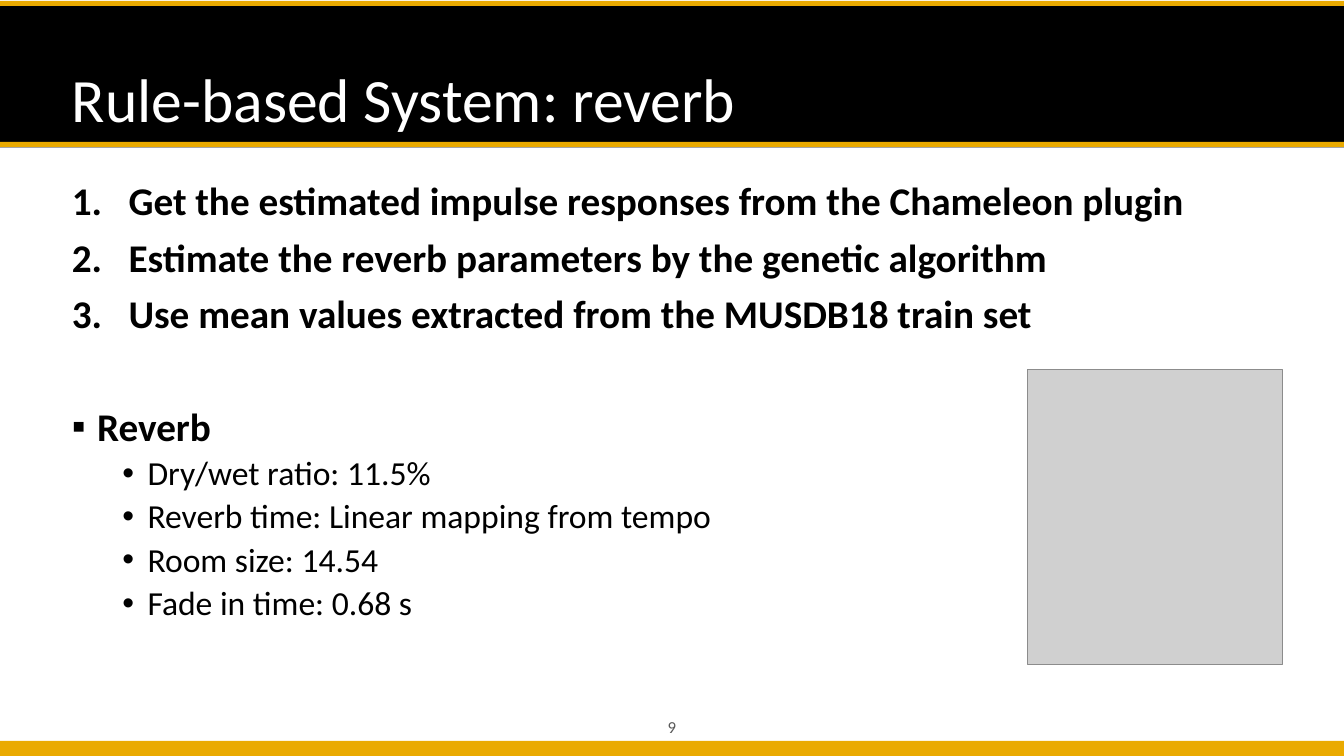
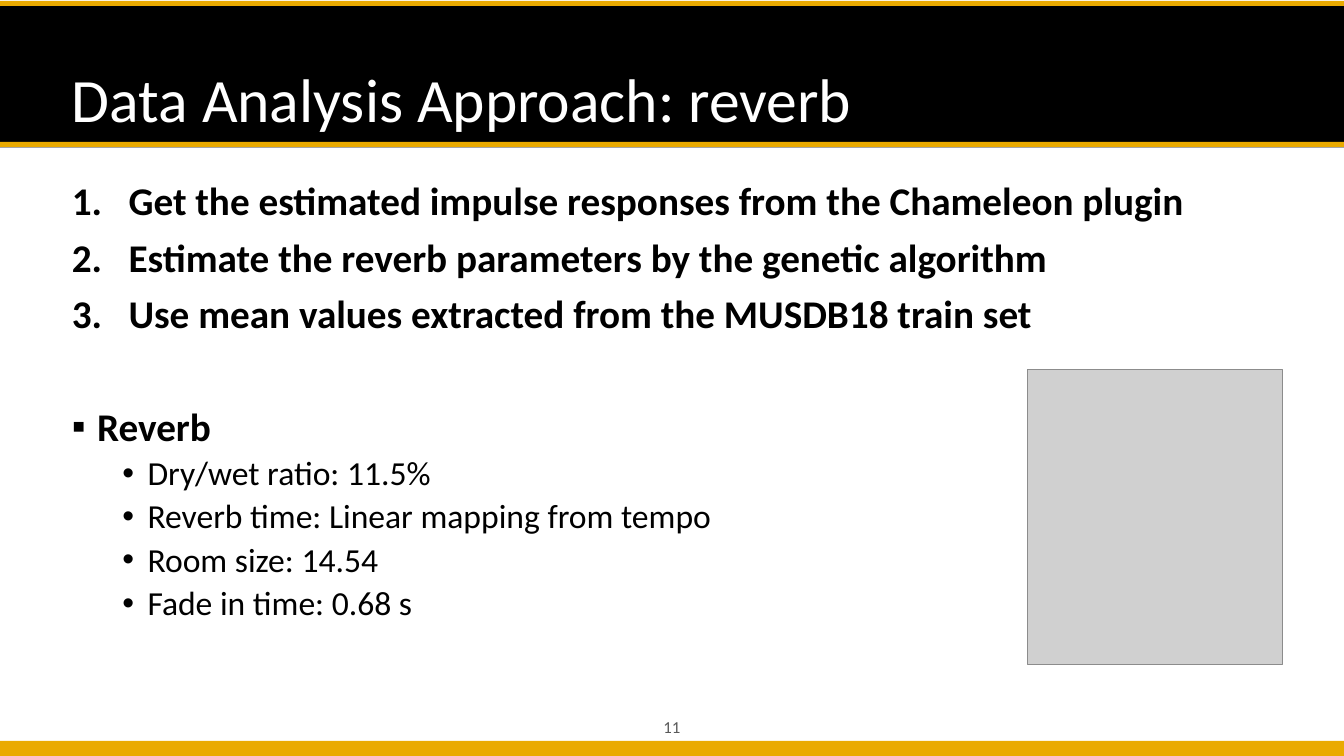
Before and after one commit to likelian/Lab_spring2022, a slide deck: slide 11 of doc/PPT_final/ Automatic Mixing.pptx (slide 9 before the commit). Drawn at 1344x756 pixels with LibreOffice and Linux fonts; fonts in the diff are those of the drawing; grey boxes stand for pictures; background and template pictures are left out. Boxes give left, top, right and bottom in pixels: in the first picture for what was removed or moved away, otherwise in the second. Text is boxed around its words. In the diff, an @@ line names an element or a change of style, - is before the commit and + after.

```diff
--- a/doc/PPT_final/ Automatic Mixing.pptx
+++ b/doc/PPT_final/ Automatic Mixing.pptx
@@ title at (72, 79, 852, 132): text changed @@
-Rule-based System: reverb
+Data Analysis Approach: reverb
@@ page number at (663, 722, 680, 733): text changed @@
-9
+11
```
Also in this commit, not shown: 6 other slides changed, 2 slides added, 1 slide removed, 8 other files.
